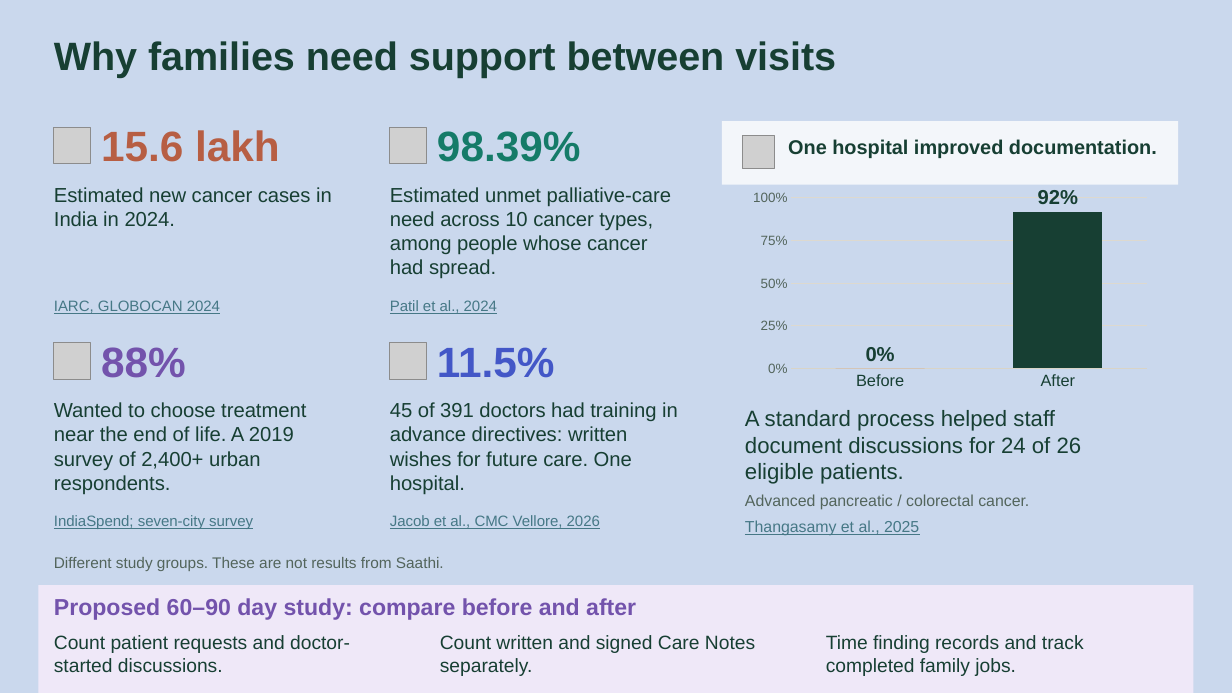
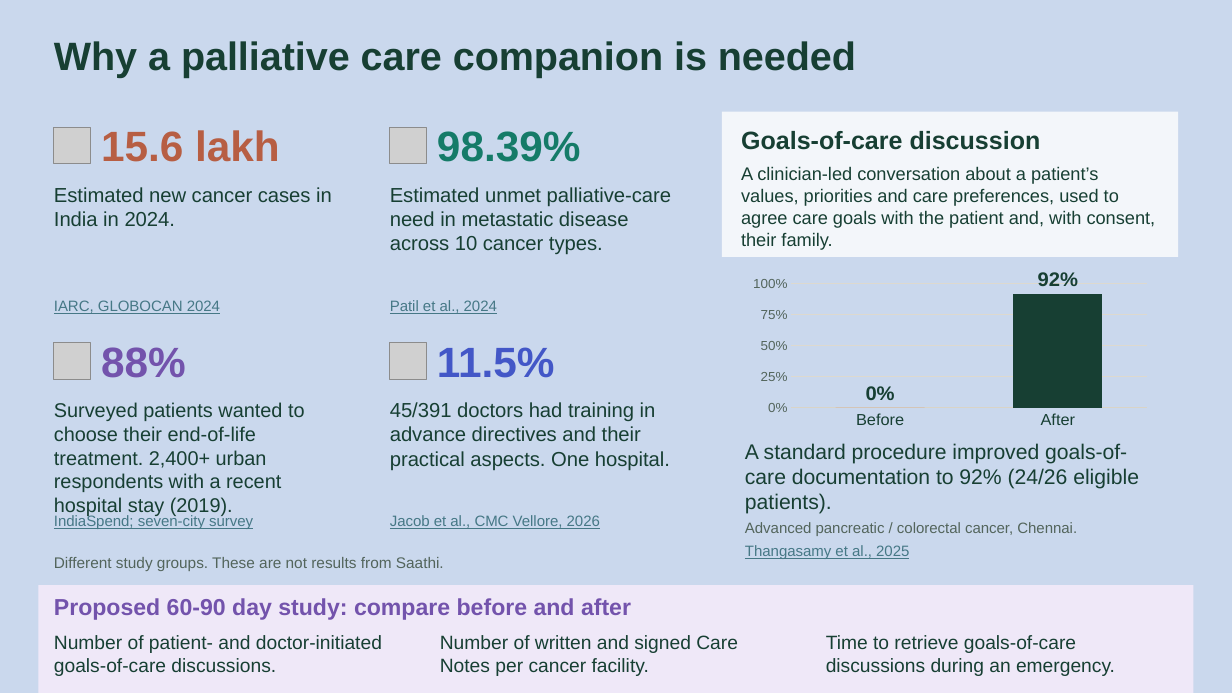
Before and after one commit to basithladdu/healthathon, a slide deck: slide 3 of submission/Saathi_Healthathon_Final.pptx. Drawn at 1232x693 pixels with LibreOffice and Linux fonts; fonts in the diff are those of the drawing; grey boxes stand for pictures. Boxes give left, top, right and bottom in pixels: in the first picture for what was removed or moved away, otherwise in the second. Text is boxed around its words. In the diff, an @@ line names an element or a change of style, - is before the commit and + after.

```diff
--- a/submission/Saathi_Healthathon_Final.pptx
+++ b/submission/Saathi_Healthathon_Final.pptx
@@ text at (54, 41, 856, 77): text changed @@
-Why families need support between visits
+Why a palliative care companion is needed
@@ rectangle: place and size @@
-rectangle at (722, 121, 1178, 185)
+rectangle at (722, 112, 1178, 257)
@@ text added at (741, 131, 1041, 150), 19.5 pt, text #173F33, bold @@
+Goals-of-care discussion
@@ picture removed at (742, 136, 775, 168) @@
@@ text at (741, 166, 1156, 250): text changed; size 15.5 to 14.2 pt; bold off @@
-One hospital improved documentation.
+A clinician-led conversation about a patient’s values, priorities and care preferences, used to agree care goals with the patient and, with consent, their family.
@@ text at (390, 187, 671, 254): text changed @@
-Estimated unmet palliative-care need across 10 cancer types, among people whose cancer had spread.
+Estimated unmet palliative-care need in metastatic disease across 10 cancer types.
@@ column chart: place and size @@
-column chart at (745, 186, 1155, 395)
+column chart at (745, 269, 1155, 433)
@@ text at (54, 402, 305, 517): text changed; size 15.8 to 15.5 pt @@
-Wanted to choose treatment near the end of life. A 2019 survey of 2,400+ urban respondents.
+Surveyed patients wanted to choose their end-of-life treatment. 2,400+ urban respondents with a recent hospital stay (2019).
@@ text at (390, 402, 670, 470): text changed @@
-45 of 391 doctors had training in advance directives: written wishes for future care. One hospital.
+45/391 doctors had training in advance directives and their practical aspects. One hospital.
@@ text at (745, 443, 1139, 514): text changed; size 17.2 to 16.5 pt @@
-A standard process helped staff document discussions for 24 of 26 eligible patients.
+A standard procedure improved goals-of-care documentation to 92% (24/26 eligible patients).
@@ text at (745, 522, 1077, 536): text changed; size 12.4 to 11.6 pt @@
-Advanced pancreatic / colorectal cancer.
+Advanced pancreatic / colorectal cancer, Chennai.
@@ text "Thangasamy et al., 2025": place and size @@
-text "Thangasamy et al., 2025" at (745, 520, 919, 535)
+text "Thangasamy et al., 2025" at (745, 545, 909, 559)
@@ text "Thangasamy et al., 2025" at (745, 545, 909, 559): size 12.4 to 11.6 pt @@
@@ text at (54, 598, 631, 620): text changed @@
-Proposed 60–90 day study: compare before and after
+Proposed 60-90 day study: compare before and after
@@ text at (54, 635, 382, 676): text changed @@
-Count patient requests and doctor-started discussions.
+Number of patient- and doctor-initiated goals-of-care discussions.
@@ text at (440, 635, 738, 676): text changed @@
-Count written and signed Care Notes separately.
+Number of written and signed Care Notes per cancer facility.
@@ text at (826, 635, 1115, 676): text changed @@
-Time finding records and track completed family jobs.
+Time to retrieve goals-of-care discussions during an emergency.
```
Also in this commit, not shown: 5 other slides changed, 1 slide added, 1 slide removed, 13 other files.
